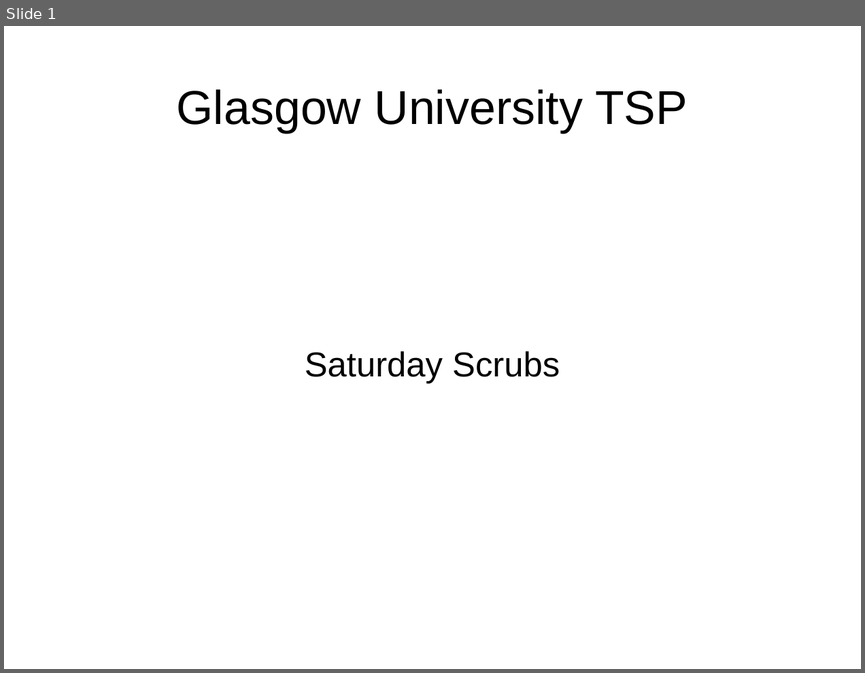
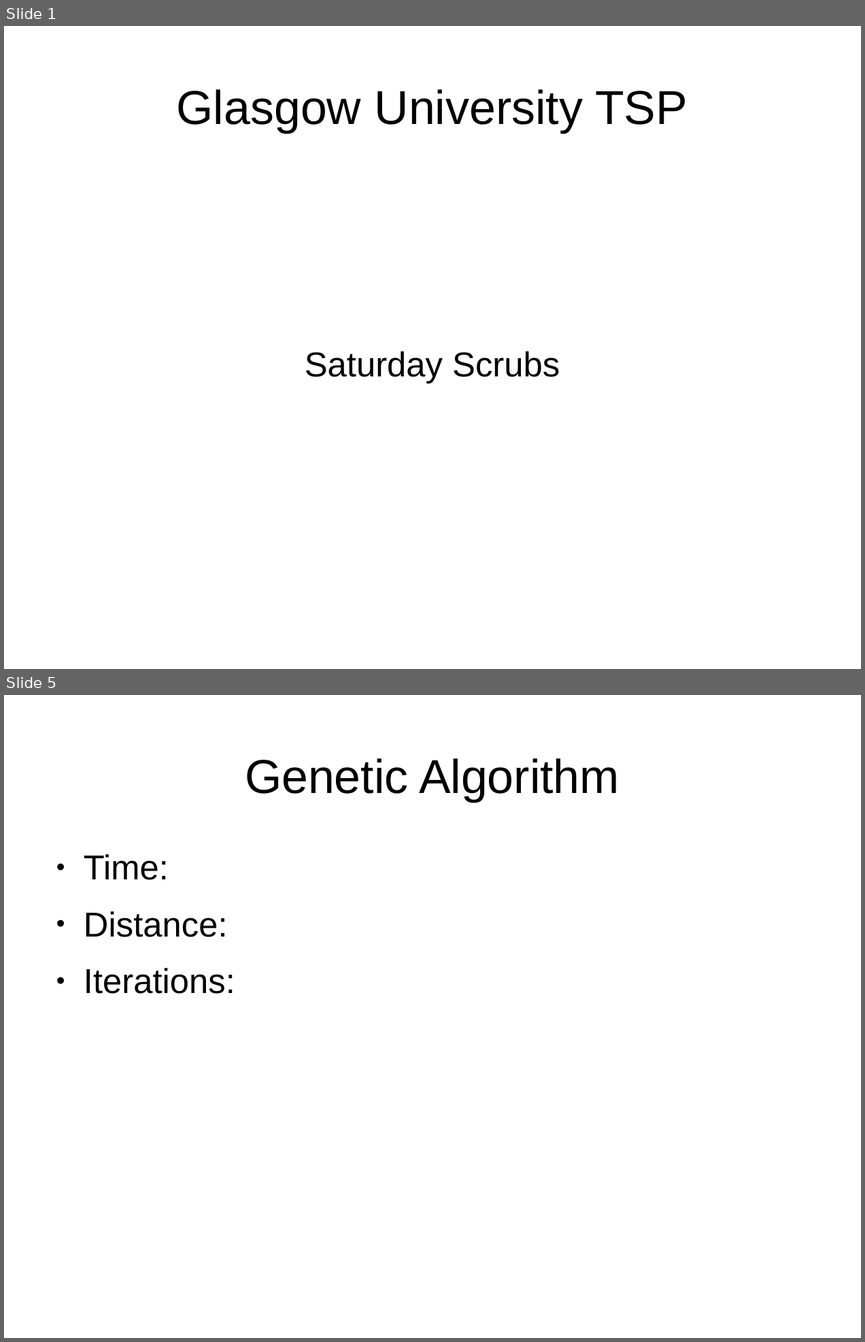
Before and after one commit to 2090140L/Glasgow-TSP-Challenge, a slide deck: presentation.odp. Shown one above the other, each under a label of ours: slide 1 before the commit, slides 1 and 5 after it; the slides between them are not shown. The pictures are 865x673 and 865x1342 pixels, drawn with LibreOffice and Linux fonts; fonts in the diff are those of the drawing. Boxes give left, top, right and bottom in pixels: in the first picture for what was removed or moved away, otherwise in the second. Text is boxed around its words. In the diff, an @@ line names an element or a change of style, - is before the commit and + after.

```diff
--- a/presentation.odp
+++ b/presentation.odp
@@ slide 5 added at <box>4,695,861,1338</box>, background #FFFFFF @@
@@ title added at <box>245,758,619,802</box>, 44 pt, text #000000 @@
+Genetic Algorithm
@@ text added at <box>84,854,235,994</box>, 32 pt, text #000000 @@
+● Time:
+● Distance:
+● Iterations:
```
Also in this commit, not shown: 2 slides changed, 3 other slides added, 5 slides removed, 2 other files.
